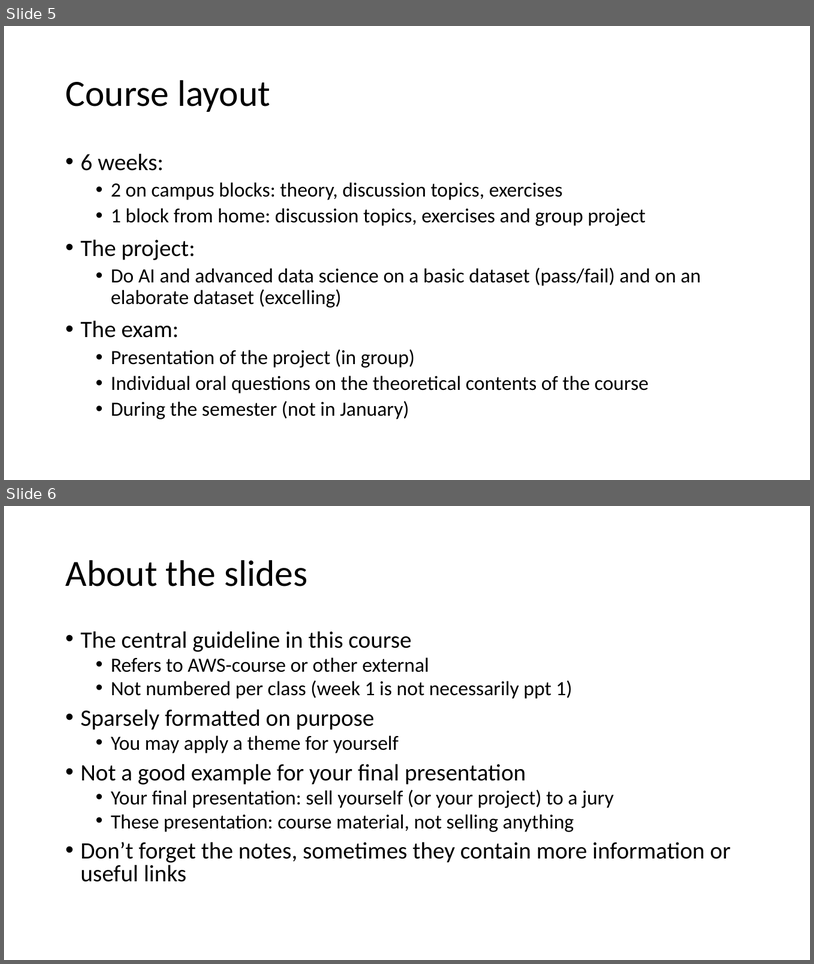
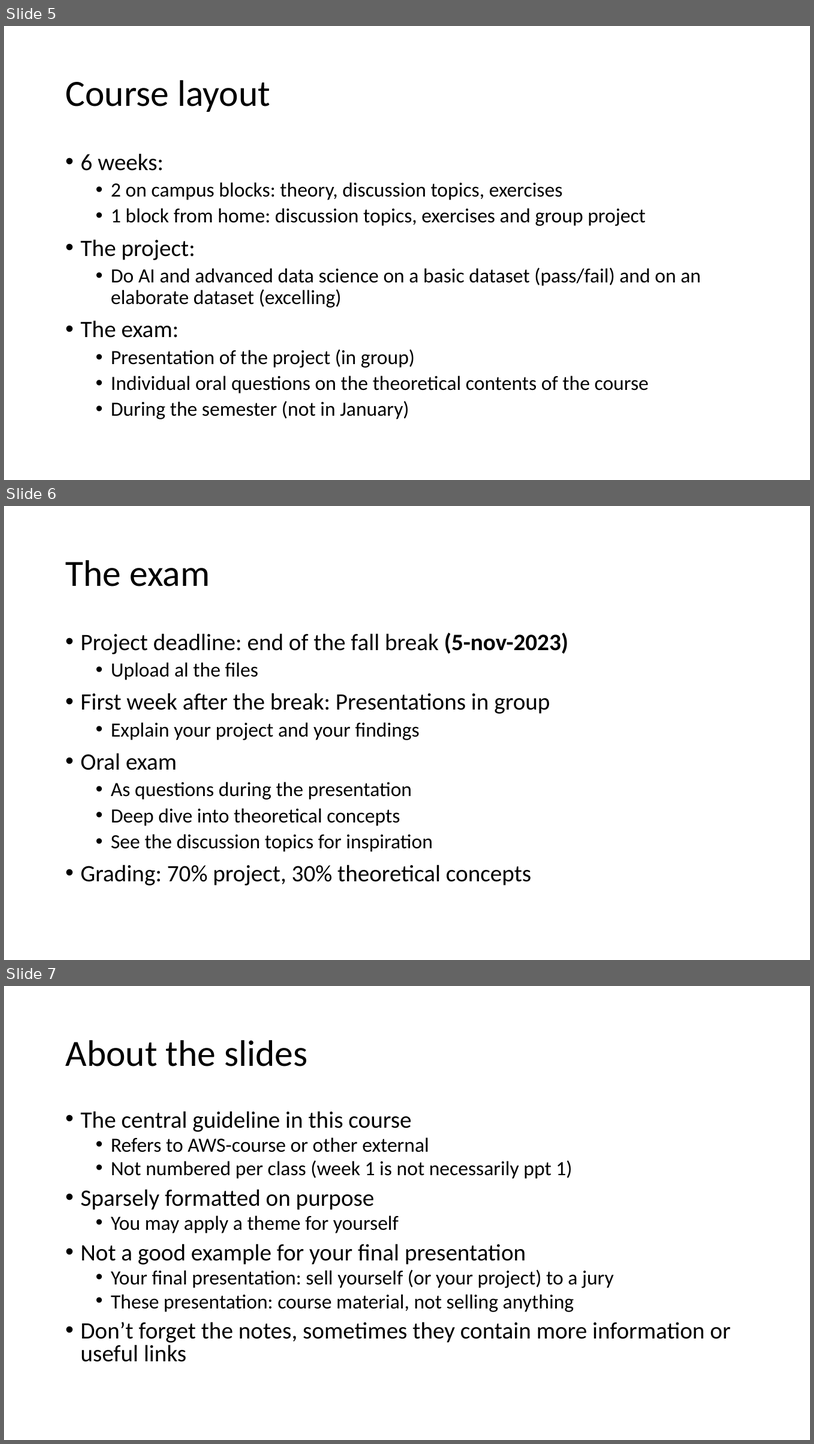
Before and after one commit to mjochen/CloudAI, a slide deck: PPT/0 - Intro.pptx. Shown one above the other, each under a label of ours: slides 5 and 6 before the commit, slides 5, 6 and 7 after it. The pictures are 814x964 and 814x1444 pixels, drawn with LibreOffice and Linux fonts; fonts in the diff are those of the drawing. Boxes give left, top, right and bottom in pixels: in the first picture for what was removed or moved away, otherwise in the second. Text is boxed around its words. In the diff, an @@ line names an element or a change of style, - is before the commit and + after.

```diff
--- a/PPT/0 - Intro.pptx
+++ b/PPT/0 - Intro.pptx
@@ slide 6 added at [4,506,810,960], background #FFFFFF @@
@@ title added at [65,560,210,586], 44 pt, text #000000 @@
+The exam
@@ text added at [81,633,569,885], 24 pt, text #000000 @@
+• Project deadline: end of the fall break (5-nov-2023)
+  • Upload al the files
+• First week after the break: Presentations in group
+  • Explain your project and your findings
+• Oral exam
+  • As questions during the presentation
+  • Deep dive into theoretical concepts
+  • See the discussion topics for inspiration
+• Grading: 70% project, 30% theoretical concepts
@@ what was slide 6 is now slide 7 @@
```
Also in this commit, not shown: 26 other files.
